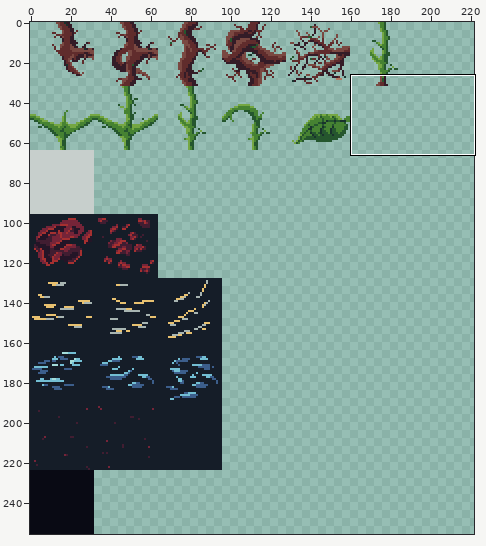
File history of a sprite sheet, Assets/Sprites/tiles.png. The first picture is a wide view before the edit; the outline marks the close-up.
Close-up. Before the commit:
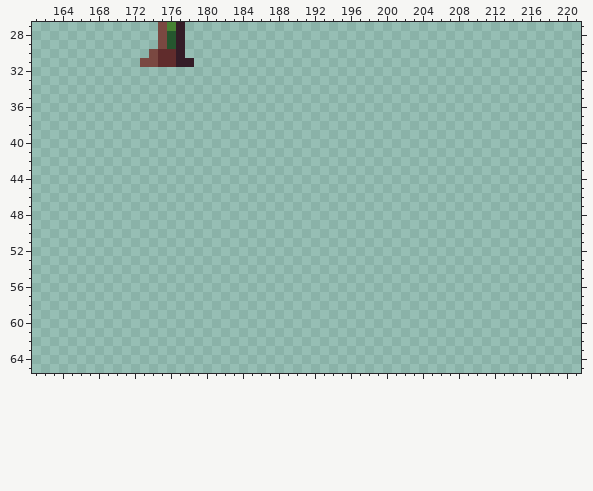
The file is 256x256 pixels. Shown: x 161..221, y 27..65. The wide view leaves out empty margins.
New version:
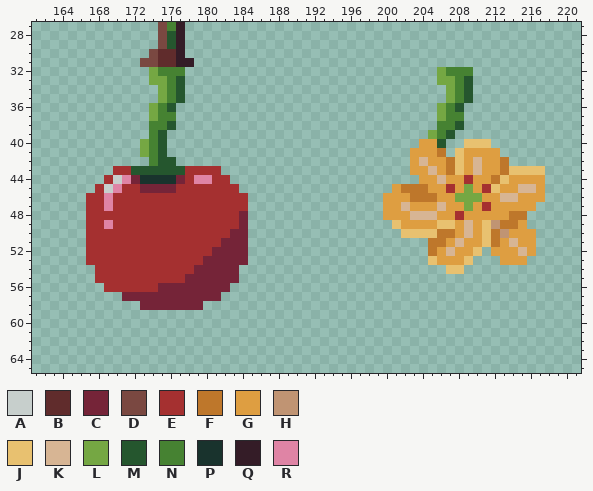
Palette (. is transparent): A #c7cfcc  B #602c2c  C #752438  D #7a4841  E #a53030  F #be772b  G #de9e41  H #c09473  J #e8c170  K #d7b594  L #75a743  M #25562e  N #468232  P #19332d  Q #341c27  R #df84a5
What changed:
{"y":32,"x":174,"old":"....","new":"LNNN"}
{"y":32,"x":206,"old":"....","new":"LNNN"}
{"y":33,"x":174,"old":"....","new":"LLNM"}
{"y":33,"x":206,"old":"....","new":"LLNM"}
{"y":34,"x":175,"old":"...","new":"LNM"}
{"y":34,"x":207,"old":"...","new":"LNM"}
{"y":35,"x":175,"old":"...","new":"LNM"}
{"y":35,"x":207,"old":"...","new":"LNM"}
{"y":36,"x":174,"old":"...","new":"LNM"}
{"y":36,"x":206,"old":"...","new":"LNM"}
{"y":37,"x":174,"old":"...","new":"LNN"}
{"y":37,"x":206,"old":"...","new":"LNN"}
{"y":38,"x":174,"old":"...","new":"NNM"}
{"y":38,"x":206,"old":"...","new":"NNM"}
{"y":39,"x":174,"old":"..","new":"NM"}
{"y":39,"x":205,"old":"...","new":"LNM"}
{"y":40,"x":173,"old":"...","new":"LNM"}
{"y":40,"x":204,"old":"...","new":"GGM"}
{"y":40,"x":209,"old":"...","new":"JJJ"}
{"y":41,"x":173,"old":"...","new":"LNM"}
{"y":41,"x":203,"old":"....","new":"GGGF"}
{"y":41,"x":208,"old":".....","new":"JGGGG"}
{"y":42,"x":174,"old":"...","new":"NMM"}
{"y":42,"x":203,"old":"...........","new":"GKGGFJGKGGF"}
{"y":43,"x":170,"old":"............","new":"EEMMMMMMEEEE"}
{"y":43,"x":203,"old":"...............","new":"GGKGFJGKGGFJJJJ"}
{"y":44,"x":169,"old":"..............","new":"EARCPPPPCERREE"}
{"y":44,"x":204,"old":"..............","new":"GGKGGEGGFJGGGG"}
{"y":45,"x":168,"old":"................","new":"EAREECCCCEEEEEEE"}
{"y":45,"x":201,"old":".................","new":"GFFFGGEGLGEJGGKKG"}
{"y":46,"x":167,"old":"..................","new":"EEREEEEEEEEEEEEEEE"}
{"y":46,"x":200,"old":"..................","new":"GGGFFFGGLLLGGKKGGG"}
{"y":47,"x":167,"old":"..................","new":"EEREEEEEEEEEEEEEEE"}
{"y":47,"x":200,"old":".................","new":"GGKGGGKGGLGEGGGGG"}
{"y":48,"x":167,"old":"..................","new":"EEEEEEEEEEEEEEEEEC"}
{"y":48,"x":200,"old":"................","new":"GGGKKKGGEGGGGGFF"}
{"y":49,"x":167,"old":"..................","new":"EEREEEEEEEEEEEEEEC"}
{"y":49,"x":201,"old":"...............","new":"JGGGGJJGKGJHFFG"}
{"y":50,"x":167,"old":"..................","new":"EEEEEEEEEEEEEEEECC"}
{"y":50,"x":202,"old":"...............","new":"JJJJFFGKGJFHGGG"}
{"y":51,"x":167,"old":"..................","new":"EEEEEEEEEEEEEEECCC"}
{"y":51,"x":205,"old":"............","new":"FFGKGGJFGKGG"}
{"y":52,"x":167,"old":"..................","new":"EEEEEEEEEEEEEECCCC"}
{"y":52,"x":205,"old":"......","new":"FGKGGJ"}
{"y":52,"x":212,"old":".....","new":"GGGKG"}
{"y":53,"x":167,"old":"..................","new":"EEEEEEEEEEEEECCCCC"}
{"y":53,"x":205,"old":".....","new":"JGGGJ"}
{"y":53,"x":213,"old":"...","new":"GGG"}
{"y":54,"x":168,"old":"................","new":"EEEEEEEEEEECCCCC"}
{"y":54,"x":207,"old":"..","new":"JJ"}
{"y":55,"x":168,"old":"................","new":"EEEEEEEEEECCCCCC"}
{"y":56,"x":169,"old":"..............","new":"EEEEEECCCCCCCC"}
{"y":57,"x":171,"old":"...........","new":"CCCCCCCCCCC"}
{"y":58,"x":173,"old":".......","new":"CCCCCCC"}
{"label":"added","picture_box":[86,67,248,310]}
{"label":"added","picture_box":[383,67,545,274]}
